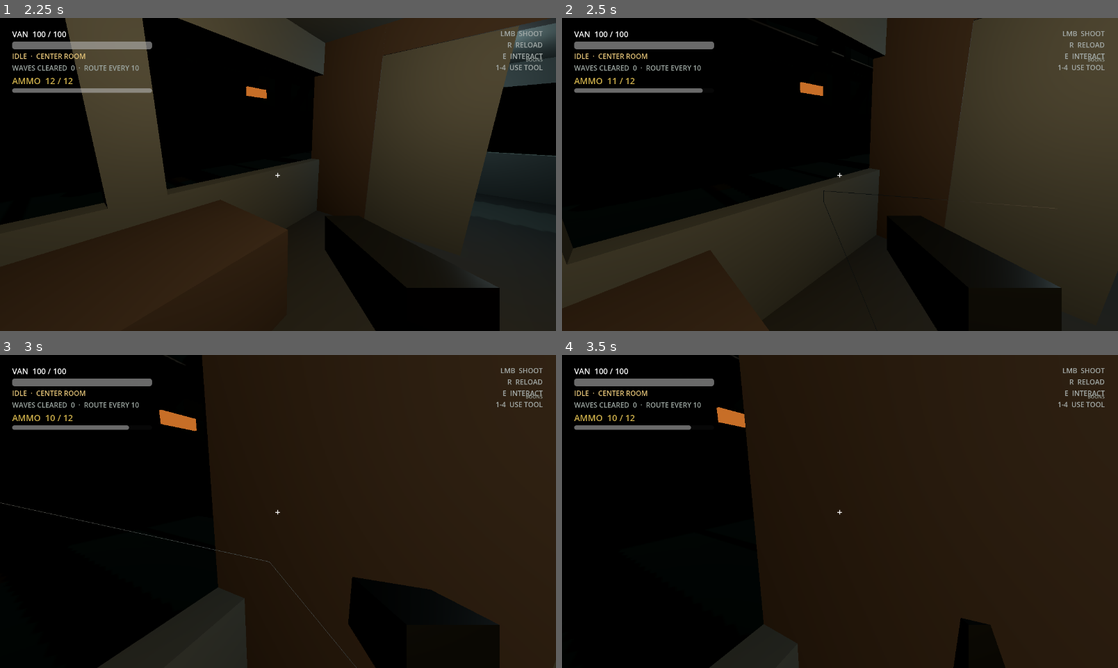
Above: before the commit, frames 1-4 (two rows, left to right).
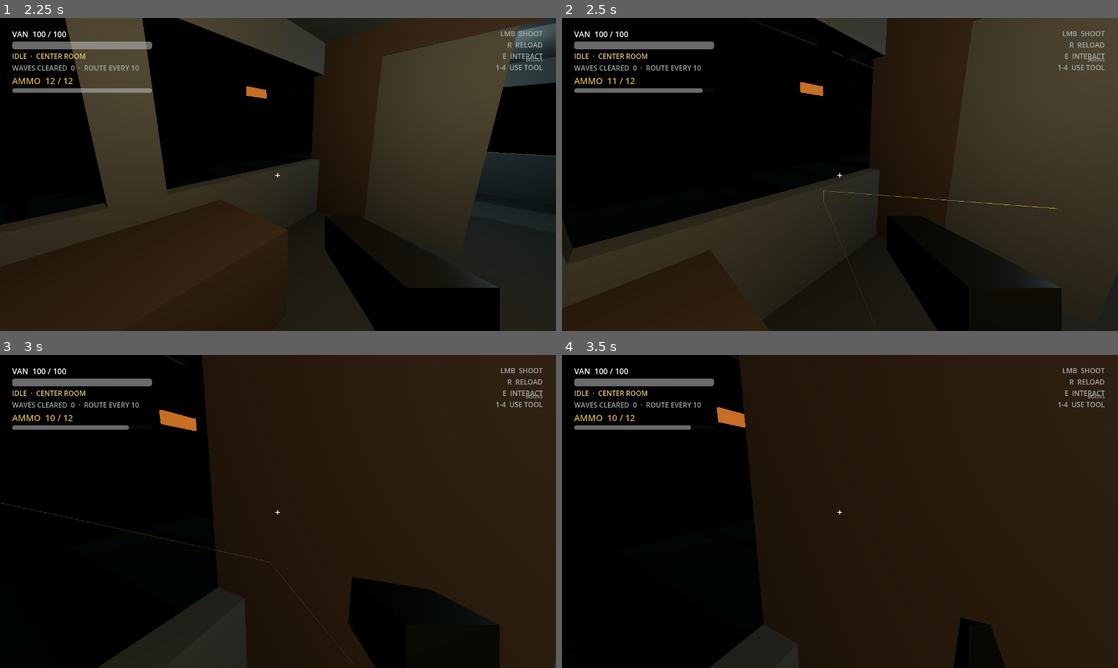
Above: after the commit, the same moments.

Repository: SebastianFreitas/van-gunner
Game: Godot game, scene res://scenes/boot/boot.tscn
Two runs of this game, one before a commit and one after it. Both use one fixed random seed, a clock stepped at 60 frames per second and the inputs below.
Inputs (mouse positions are in pixels of both pictures, inside the frame that each line leads up to):
- Up to frame 1 (2.25 s): tap Enter at 0.5 s; move the mouse to (400, 158) at 0.52 s; press the mouse at (400, 158) at 0.53 s; hold D (move_right) 0.53-1.25 s; release the mouse at (400, 158) at 1.25 s; click "SLOT 1 · NEW RUN" at 1.25 s; tap Space at 2 s; move the mouse to (250, 174) at 2.02 s; hold W (move_forward) from 2.03 s (still down); tap E (interact) at 2.1 s
- Up to frame 2 (2.5 s): keep holding W (move_forward); click (812, 174) at 2.3 s
- Up to frame 3 (3 s): keep holding W (move_forward); move the mouse to (289, 505) at 2.77 s; press the mouse at (289, 505) at 2.78 s
- Up to frame 4 (3.5 s): keep holding W (move_forward)

Frame 1 is identical in both runs. In frame 2, 0.1% of the frame differs, in the area x 47-90%, y 55-100%; in frame 3, 0.1%; in frame 4, nothing differs.

Commit message:
Color bullet trails by damage type and keep them visible in darkness.
Use unshaded trail rendering so lighting does not tint colors, and shrink the bullet mesh while leaving hit detection unchanged.

Co-authored-by: Cursor <cursoragent@cursor.com>

Diff:
--- a/scenes/combat/projectile.tscn
+++ b/scenes/combat/projectile.tscn
@@ -17,8 +17,8 @@
 
 [sub_resource type="SphereMesh" id="BulletMesh"]
 material = SubResource("BulletMaterial")
-radius = 0.06
-height = 0.12
+radius = 0.01
+height = 0.02
 
 [node name="Projectile" type="Area3D"]
 collision_layer = 0
--- a/scripts/combat/bullet_trail.gd
+++ b/scripts/combat/bullet_trail.gd
@@ -1,3 +1,4 @@
+class_name BulletTrail
 extends MeshInstance3D
 
 const MAX_POINTS := 28
@@ -5,11 +6,41 @@
 
 var _points: PackedVector3Array = PackedVector3Array()
 var _fade_alpha := 1.0
+var _base_color := Color(1.0, 0.86, 0.28, 1.0)
+
+
+static func color_for_damage_type(type: DamageType.Type) -> Color:
+	match type:
+		DamageType.Type.POISON:
+			return Color(0.45, 0.95, 0.35, 1.0)
+		DamageType.Type.FIRE:
+			return Color(1.0, 0.28, 0.12, 1.0)
+		DamageType.Type.COLD:
+			return Color(0.55, 0.82, 1.0, 1.0)
+		DamageType.Type.LIGHTNING:
+			return Color(0.82, 0.72, 1.0, 1.0)
+		DamageType.Type.EXPLOSIVE:
+			return Color(1.0, 0.55, 0.22, 1.0)
+		_:
+			return Color(1.0, 0.86, 0.28, 1.0)
+
+
+func set_trail_color(color: Color) -> void:
+	_base_color = color
+	_rebuild()
 
 
 func _ready() -> void:
 	mesh = ImmediateMesh.new()
 	cast_shadow = GeometryInstance3D.SHADOW_CASTING_SETTING_OFF
+	gi_mode = GeometryInstance3D.GI_MODE_DISABLED
+	var mat := StandardMaterial3D.new()
+	mat.shading_mode = BaseMaterial3D.SHADING_MODE_UNSHADED
+	mat.vertex_color_use_as_albedo = true
+	mat.transparency = BaseMaterial3D.TRANSPARENCY_ALPHA
+	mat.cull_mode = BaseMaterial3D.CULL_DISABLED
+	mat.disable_receive_shadows = true
+	material_override = mat
 
 
 func clear_points() -> void:
@@ -58,7 +89,8 @@
 	immediate.surface_begin(Mesh.PRIMITIVE_LINE_STRIP)
 	for i in _points.size():
 		var t := float(i) / float(_points.size() - 1)
-		var color := Color(1.0, 0.78, 0.22, lerpf(0.15, 1.0, t) * _fade_alpha)
+		var color := _base_color
+		color.a = lerpf(0.15, 1.0, t) * _fade_alpha
 		immediate.surface_set_color(color)
 		immediate.surface_add_vertex(to_local(_points[i]))
 	immediate.surface_end()
--- a/scripts/combat/projectile.gd
+++ b/scripts/combat/projectile.gd
@@ -11,6 +11,7 @@
 ## Below this a ricochet has lost so much energy it is not worth keeping alive.
 const MIN_BOUNCE_SPEED := 4.0
 const TRAIL_FADE_SECONDS := 0.45
+const BULLET_VISUAL_SCALE := 0.22
 
 var velocity := Vector3.ZERO
 var gravity_scale := 1.0
@@ -57,6 +58,7 @@
 	bounce_damage_retention = stats.bounce_damage_retention
 	_collision_mask = collision_mask
 	_ensure_trail_line()
+	_apply_trail_color(info)
 	_apply_size(stats.bullet_size)
 	_update_trail()
 	if _bullet_mesh:
@@ -185,9 +187,20 @@
 		sphere.radius = size
 		shape_node.shape = sphere
 	if _bullet_mesh and _bullet_mesh.mesh is SphereMesh:
-		(_bullet_mesh.mesh as SphereMesh).radius = size * 1.6
-		(_bullet_mesh.mesh as SphereMesh).height = size * 3.2
-		_bullet_mesh.scale = Vector3.ONE * maxf(size * 22.0, 1.0)
+		var visual_radius := size * BULLET_VISUAL_SCALE
+		(_bullet_mesh.mesh as SphereMesh).radius = visual_radius
+		(_bullet_mesh.mesh as SphereMesh).height = visual_radius * 2.0
+		_bullet_mesh.scale = Vector3.ONE
+
+
+func _apply_trail_color(info: DamageInfo) -> void:
+	if not _trail_line:
+		return
+	var dmg_type := DamageType.Type.NORMAL
+	if info:
+		dmg_type = info.damage_type
+	if _trail_line.has_method("set_trail_color"):
+		_trail_line.call("set_trail_color", BulletTrail.color_for_damage_type(dmg_type))
 
 
 func _ensure_trail_line() -> void:
